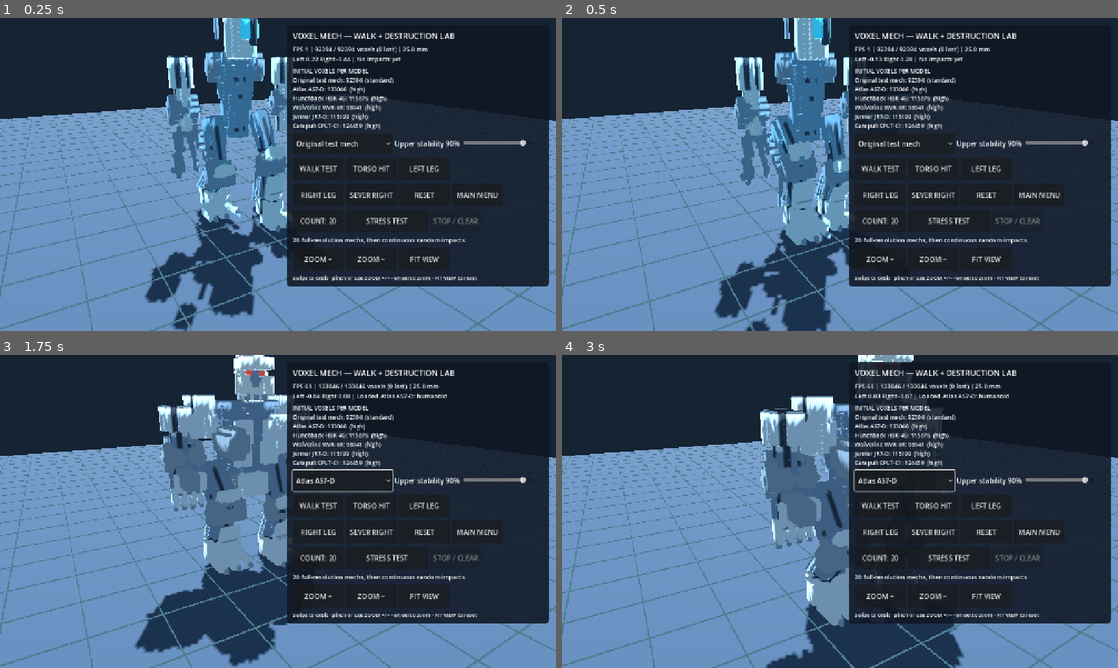
Above: before the commit, frames 1-4 (two rows, left to right).
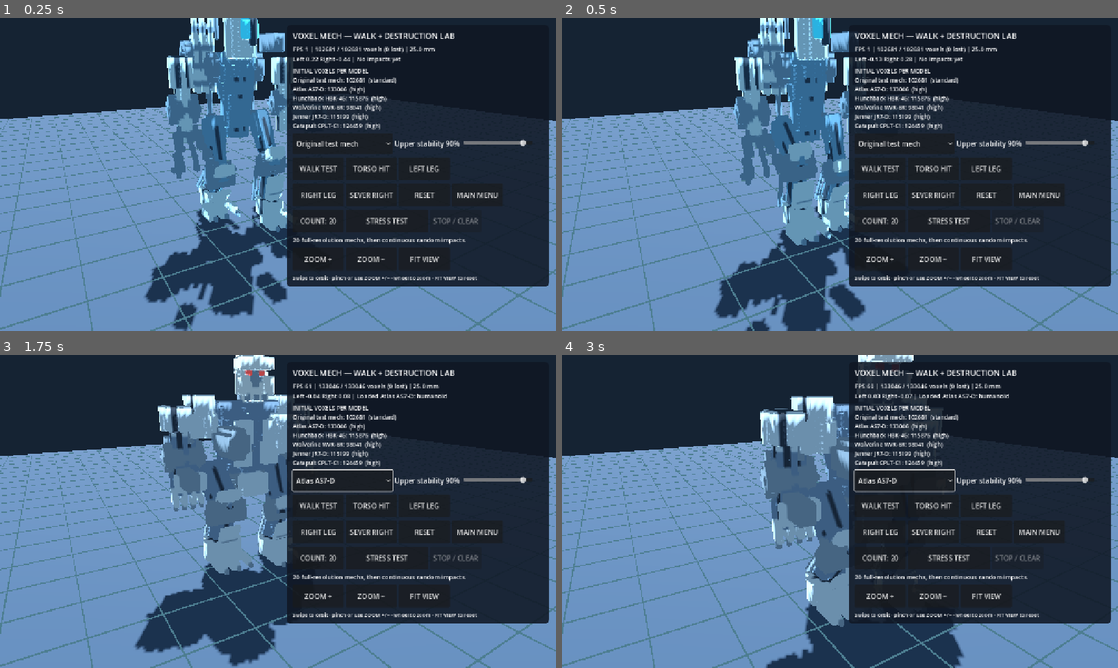
Above: after the commit, the same moments.

Repository: drag0nblad3/BtechMobile
Game: Godot game, scene res://scenes/voxel_mech_lab.tscn
Two runs of this game, one before a commit and one after it. Both use one fixed random seed, a clock stepped at 60 frames per second and the inputs below. This scene is started directly instead of the project's main scene.
Inputs:
- Up to frame 1 (0.25 s): no input
- Up to frame 2 (0.5 s): no input
- Up to frame 3 (1.75 s): click "Original test mech" at 0.5 s; click "WALK TEST" at 1.25 s
- Up to frame 4 (3 s): click "Atlas AS7-D" at 2 s; click "TORSO HIT" at 2.75 s

The runs differ from the first frame. In frame 1, 2.8% of the frame differs, in the area x 31-79%, y 0-92%; in frame 2, 2.9%, in the area x 30-79%, y 0-97%; in frame 3, less than 0.1%; in frame 4, less than 0.1%.

Commit message:
Complete prototype as independent instrument walker with replaceable fin banks and sensors, not empty voxel padding

Diff:
--- a/src/view/units/voxel_reference_v4.gd
+++ b/src/view/units/voxel_reference_v4.gd
@@ -335,6 +335,25 @@
 	for yy in [2, 4, 6, 8]:
 		p.carve_box(Vector3i(-7, yy, 8),
 				Vector3i(-4, yy, 8))
+	# Tall open-frame instrument/heat-transfer equipment. These are
+	# independently shaped cooling fins, struts and replaceable modules,
+	# not bulk filled merely to hit a voxel-count threshold.
+	for x in [-8, -6, -4, 4, 6, 8]:
+		for y in range(-1, 12):
+			var rear := 5 if x < 0 else 4
+			for z in range(rear, rear + 4):
+				var top_slope := (y > 8 and z > rear + 1)
+				if not top_slope:
+					p.cells[Vector3i(x, y, z)] = 8 if y % 3 == 0 else 4
+		for vy in [0, 3, 6, 9]:
+			p.carve_box(Vector3i(x, vy, 7),
+					Vector3i(x, vy, 8))
+	for x in [-7, 5]:
+		rod(p, Vector3i(x, -6, 5),
+				Vector3i(x, 10, 8), 1.0, 8)
+	# Independent left sensor barrel and right open cooling reel.
+	barrel(p, -6, 7, -10, -4, 1.8, 0.7, 8)
+	hub(p, 5, 7, 6, 10, 2.5, 1.2)
 
 
 ## Limb constructors are also independent: no shared "round upper arm /
